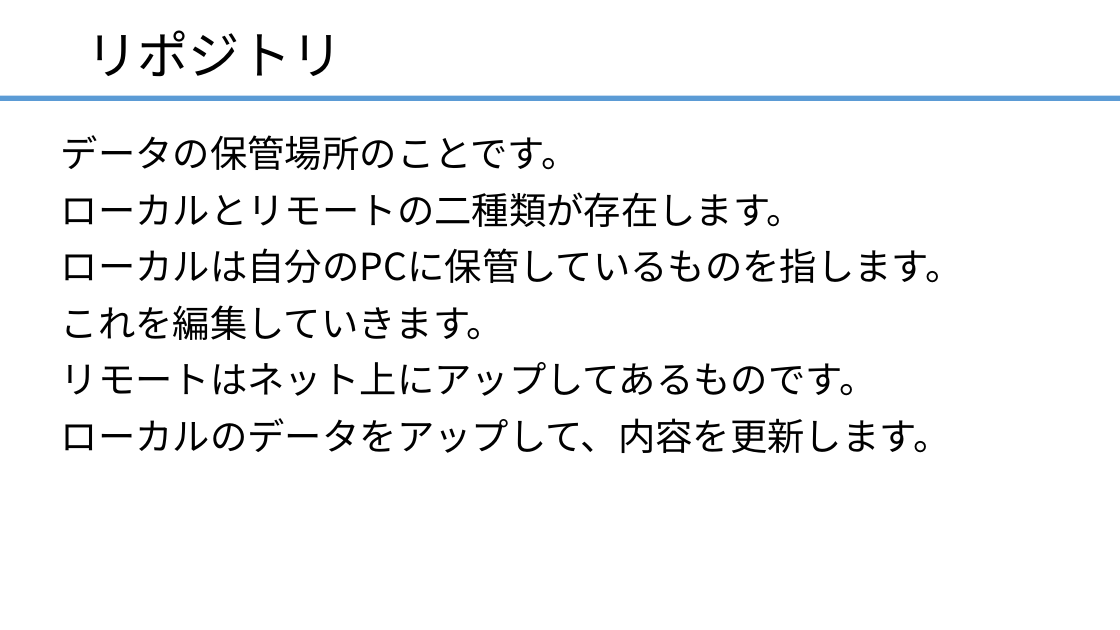
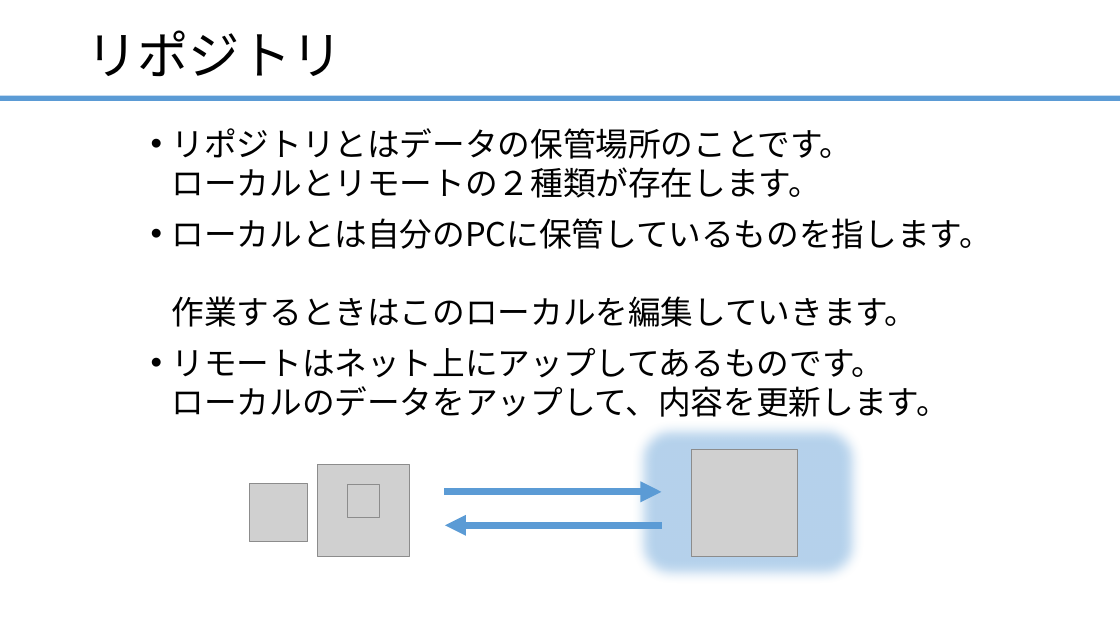
Before and after one commit to ainsAins/git4beginners, a slide deck: slide 15 of ハンズオン_Git入門.pptx (slide 12 before the commit). Drawn at 1120x630 pixels with LibreOffice and Linux fonts; fonts in the diff are those of the drawing; grey boxes stand for pictures. Boxes give left, top, right and bottom in pixels: in the first picture for what was removed or moved away, otherwise in the second. Text is boxed around its words. In the diff, an @@ line names an element or a change of style, - is before the commit and + after.

Commit message:
資料更新

```diff
--- a/ハンズオン_Git入門.pptx
+++ b/ハンズオン_Git入門.pptx
@@ text at box(172, 128, 992, 417): text changed; size 32 to 28 pt @@
-データの保管場所のことです。
-ローカルとリモートの二種類が存在します。
-ローカルは自分のPCに保管しているものを指します。
-これを編集していきます。
-リモートはネット上にアップしてあるものです。
-ローカルのデータをアップして、内容を更新します。
+• リポジトリとはデータの保管場所のことです。
+  ローカルとリモートの２種類が存在します。
+• ローカルとは自分のPCに保管しているものを指します。
+  作業するときはこのローカルを編集していきます。
+• リモートはネット上にアップしてあるものです。
+  ローカルのデータをアップして、内容を更新します。
@@ rounded rectangle added at box(632, 420, 864, 585), fill #5B9BD5 at 45% opacity @@
@@ group added at box(250, 450, 798, 556): 4 pictures, 2 arrows @@
```
Also in this commit, not shown: 5 slides added, 1 slide removed.
